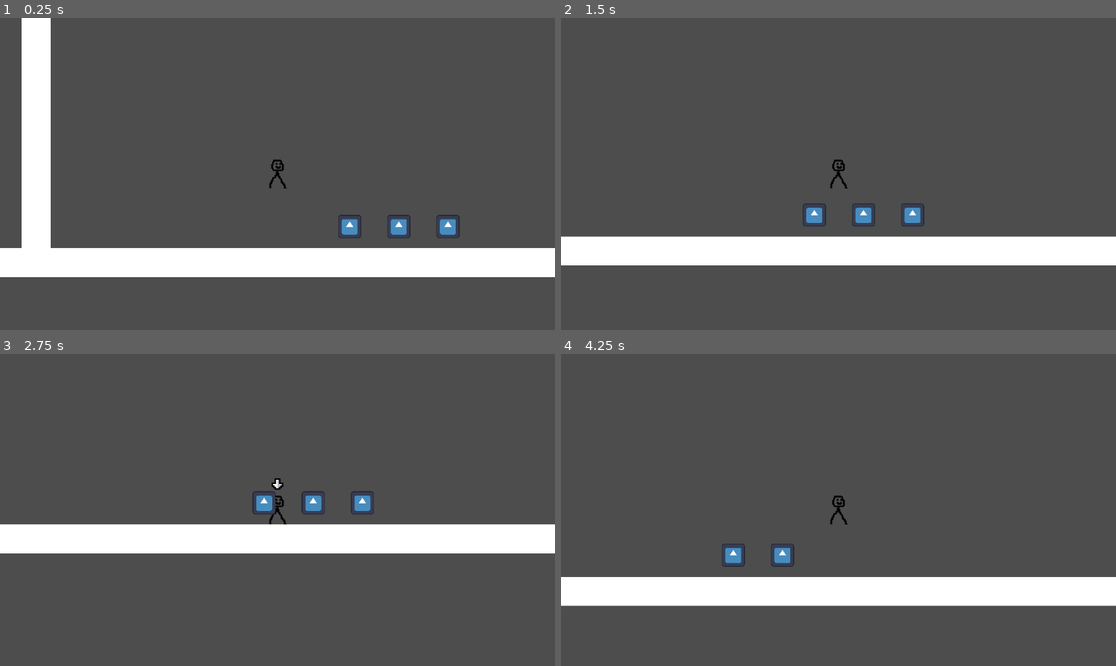
Above: before the commit, frames 1-4 (two rows, left to right).
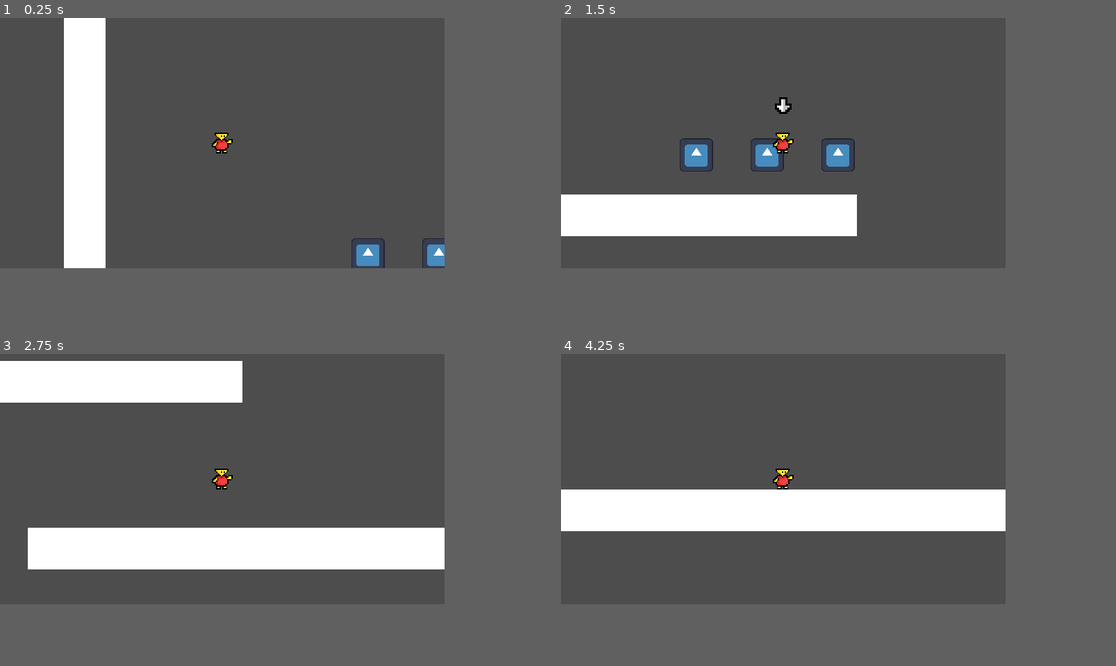
Above: after the commit, the same moments.

Repository: kaareltiitt6nts/godot-jumpergame
Game: Godot game, scene res://node_2d.tscn
Two runs of this game, one before a commit and one after it. Both use one fixed random seed, a clock stepped at 60 frames per second and the inputs below. The engine's default icon, where the game draws it, is replaced by a stand-in: a white triangle on a blue panel in a dark square.
Inputs:
- Up to frame 1 (0.25 s): no input
- Up to frame 2 (1.5 s): tap Enter (interact) at 0.5, 0.6 s; hold Right (right) from 0.53 s (still down); tap Up (up) at 0.77, 0.8, 1.07, 1.35 s
- Up to frame 3 (2.75 s): tap Up (up) at 1.52, 1.82, 2.3 s; tap Enter (interact) at 1.55, 2.1 s; release Right (right) at 2.03 s; hold Left (left) from 2.03 s (still down)
- Up to frame 4 (4.25 s): release Left (left) at 2.78 s; hold Right (right) from 2.78 s (still down); tap Enter (interact) at 2.85 s; tap Up (up) at 3.02, 3.32, 3.6, 3.77, 4.07 s
In our replay, the window is 799x449 before the commit and 640x360 after it. These sizes can differ from the game's own. Grey fills any space a smaller window leaves; there, only what the larger window draws over its background counts as a difference.

The runs differ from the first frame. In frame 1, 19% of the frame differs, in the area x 0-100%, y 0-84%; in frame 2, 18%; in frame 3, 14%; in frame 4, 21%, in the area x 0-100%, y 36-81%.

Commit message:
basic enemy, player controller parandused, enemy knockback

Diff:
--- a/node_2d.tscn
+++ b/node_2d.tscn
@@ -1,27 +1,35 @@
-[gd_scene load_steps=4 format=3 uid="uid://cs1veoftm4m0g"]
+[gd_scene load_steps=5 format=3 uid="uid://cs1veoftm4m0g"]
 
 [ext_resource type="PackedScene" uid="uid://dvws12m6sc5r" path="res://scenes/player/player.tscn" id="1_wtcfe"]
 [ext_resource type="PackedScene" uid="uid://dbgq7ny0mnx4k" path="res://scenes/environment/platform.tscn" id="2_0e48y"]
 [ext_resource type="PackedScene" uid="uid://dnq0ta885gwyw" path="res://scenes/environment/coin.tscn" id="3_epypp"]
+[ext_resource type="PackedScene" uid="uid://cswlk0iesoieo" path="res://scenes/enemies/facebookenemy.tscn" id="4_0hol4"]
 
 [node name="Node2D" type="Node2D"]
 
-[node name="Player" parent="." instance=ExtResource("1_wtcfe")]
-position = Vector2(157, 411)
-
 [node name="Platform" parent="." instance=ExtResource("2_0e48y")]
-position = Vector2(599, 539)
-scale = Vector2(91.799995, 1)
+position = Vector2(15.000107, 77.00003)
+scale = Vector2(10.799997, 1)
 
 [node name="StaticBody2D" parent="." instance=ExtResource("2_0e48y")]
-position = Vector2(-10, 343)
+position = Vector2(-90, -105)
 scale = Vector2(1, 19)
 
 [node name="Coin" parent="." instance=ExtResource("3_epypp")]
-position = Vector2(207, 514)
+position = Vector2(46, 48)
 
 [node name="Coin2" parent="." instance=ExtResource("3_epypp")]
-position = Vector2(241, 514)
+position = Vector2(80, 48)
 
 [node name="Coin3" parent="." instance=ExtResource("3_epypp")]
-position = Vector2(275, 514)
+position = Vector2(114, 48)
+
+[node name="Platform2" parent="." instance=ExtResource("2_0e48y")]
+position = Vector2(240.00003, 157)
+scale = Vector2(22.000004, 1)
+
+[node name="FacebookEnemy" parent="." instance=ExtResource("4_0hol4")]
+position = Vector2(183, 80)
+
+[node name="Player" parent="." instance=ExtResource("1_wtcfe")]
+position = Vector2(-24, -29)
--- a/project.godot
+++ b/project.godot
@@ -15,10 +15,16 @@
 config/features=PackedStringArray("4.5", "Mobile")
 config/icon="res://icon.svg"
 
+[display]
+
+window/size/viewport_width=640
+window/size/viewport_height=360
+
 [global_group]
 
 player=""
 interactible=""
+enemy=""
 
 [input]
 
--- /dev/null
+++ b/scenes/enemies/facebookenemy.tscn
@@ -0,0 +1,60 @@
+[gd_scene load_steps=7 format=3 uid="uid://cswlk0iesoieo"]
+
+[ext_resource type="Script" path="res://scripts/enemy_basic.gd" id="1_w2xd5"]
+[ext_resource type="Texture2D" uid="uid://dy82p1coj4mre" path="res://sprites/enemies/facebook.png" id="2_5m6kc"]
+
+[sub_resource type="SpriteFrames" id="SpriteFrames_sxua6"]
+animations = [{
+"frames": [{
+"duration": 1.0,
+"texture": ExtResource("2_5m6kc")
+}],
+"loop": true,
+"name": &"default",
+"speed": 5.0
+}]
+
+[sub_resource type="RectangleShape2D" id="RectangleShape2D_mif85"]
+size = Vector2(16, 16)
+
+[sub_resource type="RectangleShape2D" id="RectangleShape2D_w2xd5"]
+size = Vector2(22, 14)
+
+[sub_resource type="RectangleShape2D" id="RectangleShape2D_5m6kc"]
+size = Vector2(16, 2)
+
+[node name="FacebookEnemy" type="CharacterBody2D" groups=["enemy"]]
+script = ExtResource("1_w2xd5")
+
+[node name="AnimatedSprite2D" type="AnimatedSprite2D" parent="."]
+position = Vector2(9.536743e-07, 5.9604645e-07)
+sprite_frames = SubResource("SpriteFrames_sxua6")
+
+[node name="CollisionShape2D" type="CollisionShape2D" parent="."]
+shape = SubResource("RectangleShape2D_mif85")
+
+[node name="Raycasts" type="Node2D" parent="."]
+
+[node name="RightEdge" type="RayCast2D" parent="Raycasts"]
+position = Vector2(9, 0)
+target_position = Vector2(0, 15)
+
+[node name="LeftEdge" type="RayCast2D" parent="Raycasts"]
+position = Vector2(-9, 0)
+target_position = Vector2(0, 15)
+
+[node name="Colliders" type="Node2D" parent="."]
+
+[node name="SideCollider" type="Area2D" parent="Colliders"]
+
+[node name="CollisionShape2D" type="CollisionShape2D" parent="Colliders/SideCollider"]
+shape = SubResource("RectangleShape2D_w2xd5")
+
+[node name="TopCollider" type="Area2D" parent="Colliders"]
+
+[node name="CollisionShape2D" type="CollisionShape2D" parent="Colliders/TopCollider"]
+position = Vector2(0, -9)
+shape = SubResource("RectangleShape2D_5m6kc")
+
+[connection signal="body_entered" from="Colliders/SideCollider" to="." method="_on_side_collider_body_entered"]
+[connection signal="body_entered" from="Colliders/TopCollider" to="." method="_on_top_collider_body_entered"]
--- a/scenes/player/player.tscn
+++ b/scenes/player/player.tscn
@@ -1,10 +1,11 @@
 [gd_scene load_steps=5 format=3 uid="uid://dvws12m6sc5r"]
 
 [ext_resource type="Script" uid="uid://8q523l8mxn4c" path="res://scripts/player.gd" id="1_g2els"]
-[ext_resource type="Texture2D" uid="uid://dhmminqkrcfhu" path="res://sprites/playersprite.png" id="2_qhqgy"]
+[ext_resource type="Texture2D" uid="uid://lfbp7celw2to" path="res://sprites/characters/karakter_01.png" id="2_gmlin"]
 [ext_resource type="Texture2D" uid="uid://wawft1aa04oh" path="res://sprites/arrow.png" id="3_gmlin"]
 
 [sub_resource type="RectangleShape2D" id="RectangleShape2D_dqkch"]
+size = Vector2(10, 10)
 
 [node name="Player" type="CharacterBody2D" node_paths=PackedStringArray("interactArrow") groups=["player"]]
 script = ExtResource("1_g2els")
@@ -15,7 +16,7 @@
 
 [node name="Sprite2D" type="Sprite2D" parent="."]
 scale = Vector2(0.625, 0.625)
-texture = ExtResource("2_qhqgy")
+texture = ExtResource("2_gmlin")
 
 [node name="Camera2D" type="Camera2D" parent="."]
 zoom = Vector2(3, 3)
--- /dev/null
+++ b/scripts/enemy_basic.gd
@@ -0,0 +1,58 @@
+extends CharacterBody2D
+
+@export var speed : float = 40
+@export var edgeWaitTime : float = 2
+
+@onready var sprite : AnimatedSprite2D = $AnimatedSprite2D
+
+@onready var rayCasts : Node2D = $Raycasts
+@onready var rightEdgeCheck : RayCast2D = $Raycasts/RightEdge
+@onready var leftEdgeCheck : RayCast2D = $Raycasts/LeftEdge
+
+@onready var topCollider : Area2D = $Colliders/TopCollider
+@onready var sideCollier : Area2D = $Colliders/SideCollider
+
+var direction : int = 1
+var waitTimer : float = 0
+var canMove : bool = true
+
+func _physics_process(delta):
+	var edgeCheckToUse : RayCast2D = rightEdgeCheck if direction == 1 else leftEdgeCheck
+
+	if (!canMove):
+		waitTimer += delta
+
+		if (waitTimer >= edgeWaitTime):
+			waitTimer = 0
+			direction *= -1
+			canMove = true
+
+		return
+
+	velocity.x = direction * speed
+
+	if (!is_on_floor()):
+		velocity.y += 500 * delta
+	else:
+		velocity.y = 0
+
+	sprite.scale.x = direction
+
+	move_and_slide()
+
+	if (!edgeCheckToUse.is_colliding() && is_on_floor()):
+		canMove = false
+		velocity.x = 0
+
+func _on_top_collider_body_entered(body: Node2D) -> void:
+	if body is Player:
+		body.jump()
+		queue_free()
+
+func _on_side_collider_body_entered(body: Node2D) -> void:
+	if body is Player:
+		var dirToPlayer : Vector2 = (body.position - position).normalized()
+		dirToPlayer.y = 0
+		var force : Vector2 = dirToPlayer * 250 + Vector2.UP * 70
+
+		body.setVelocity(force)
--- a/scripts/interactible.gd
+++ b/scripts/interactible.gd
@@ -2,8 +2,6 @@
 class_name Interactible
 
 signal interact
-signal player_entered(interactible: Interactible)
-signal player_exited(interactible: Interactible)
 
 func _ready() -> void:
 	monitoring = true
@@ -17,10 +15,10 @@
 func _on_interact() -> void:
 	pass
 
-func _on_body_entered(_body: CharacterBody2D) -> void:
-	if _body.is_in_group("player"):
-		emit_signal("player_entered", self)
+func _on_body_entered(body: CharacterBody2D) -> void:
+	if body is Player:
+		body.addInteractibleInRange(self)
 
-func _on_body_exited(_body: CharacterBody2D) -> void:
-	if _body.is_in_group("player"):
-		emit_signal("player_exited", self)
+func _on_body_exited(body: CharacterBody2D) -> void:
+	if body is Player:
+		body.removeInteractibleInRange(self)
--- a/scripts/player.gd
+++ b/scripts/player.gd
@@ -4,17 +4,14 @@
 var interactiblesInRange : Array = []
 var moveDir : Vector2 = Vector2.ZERO
 
-@export var gravity : float = 2000
-@export var playerSpeed : float = 30
-@export var friction : float = 25
-@export var jumpPower : float = 400
+@export var gravity : float = 700
+@export var acceleration : float = 1500
+@export var airAcceleration : float = 200
+@export var friction : float = 8
+@export var airFriction : float = 2
+@export var jumpPower : float = 200
 
 @export var interactArrow : Node
-
-func _ready() -> void:
-	for interactible in get_tree().get_nodes_in_group("interactible"):
-		interactible.connect("player_entered", _on_interactible_entered)
-		interactible.connect("player_exited", _on_interactible_exited)
 
 func isDown(inputId) -> bool:
 	return Input.is_action_pressed(inputId)
@@ -23,12 +20,8 @@
 	return Input.is_action_just_pressed(inputId)
 
 func jump() -> void:
-	if (is_on_wall_only()):
-		velocity += Vector2.UP * jumpPower + Vector2.LEFT * 1000
-		pass
-
 	if (is_on_floor()):
-		velocity += Vector2.UP * jumpPower
+		addVelocity(Vector2.UP * jumpPower)
 
 func hasInteractibles() -> bool:
 	return interactiblesInRange.size() > 0
@@ -37,40 +30,38 @@
 	if (hasInteractibles()):
 		interactiblesInRange[0].emit_signal("interact")
 
-func _process(delta: float) -> void:
+func addVelocity(dir : Vector2) -> void:
+	velocity += dir
+
+func setVelocity(dir : Vector2) -> void:
+	velocity = dir
+
+func _physics_process(delta: float) -> void:
 	if (isJustPressed("up")): ## ülesnool
 		jump()
 	if (isDown("right")): ## paremnool
-		moveDir += Vector2.RIGHT
+		moveDir.x += 1
 	if (isDown("left")): ## vasaknool
-		moveDir += Vector2.LEFT
+		moveDir.x -= 1
 	if (isJustPressed("interact")): ## enter
 		interact()
 
-	var horizontalSpeed : Vector2 = moveDir * playerSpeed
-	var verticalSpeed : Vector2 = Vector2.DOWN * gravity * delta
+	velocity.y += gravity * delta
 
-	velocity += horizontalSpeed + verticalSpeed
+	if (moveDir.x != 0):
+		var accel = acceleration if is_on_floor() else airAcceleration
+		addVelocity(Vector2(moveDir.x * accel * delta, 0))
 
-	if (is_on_wall_only()):
-		var wallNormal = get_wall_normal()
-		var wallDot = wallNormal.dot(moveDir)
-		var movingToWall = wallDot == -1
-
-		if (movingToWall):
-			velocity.y = minf(velocity.y, 10)
-
-	interactArrow.visible = hasInteractibles()
+	var fric = friction if is_on_floor() else airFriction
+	velocity.x = lerpf(velocity.x, 0, fric * delta)
 
 	move_and_slide()
 
-	moveDir = Vector2.ZERO;
-	velocity.x = lerpf(velocity.x, 0, friction * delta)
+	interactArrow.visible = hasInteractibles()
+	moveDir = Vector2.ZERO
 
-func _on_interactible_entered(interactible: Interactible):
-	print(interactible)
+func addInteractibleInRange(interactible: Interactible):
 	interactiblesInRange.append(interactible)
 
-func _on_interactible_exited(interactible: Interactible):
-	print(interactible)
+func removeInteractibleInRange(interactible: Interactible):
 	interactiblesInRange.erase(interactible)
Not shown, added: scripts/enemy_basic.gd.uid
Binary file added: sprites/characters/karakter_01.png
Not shown, added: sprites/characters/karakter_01.png.import
Binary file added: sprites/characters/karakter_02.png
Not shown, changed: sprites/characters/karakter_02.png.import
Binary file added: sprites/enemies/facebook.png
Not shown, added: sprites/enemies/facebook.png.import
Binary file removed: sprites/playersprite.png
